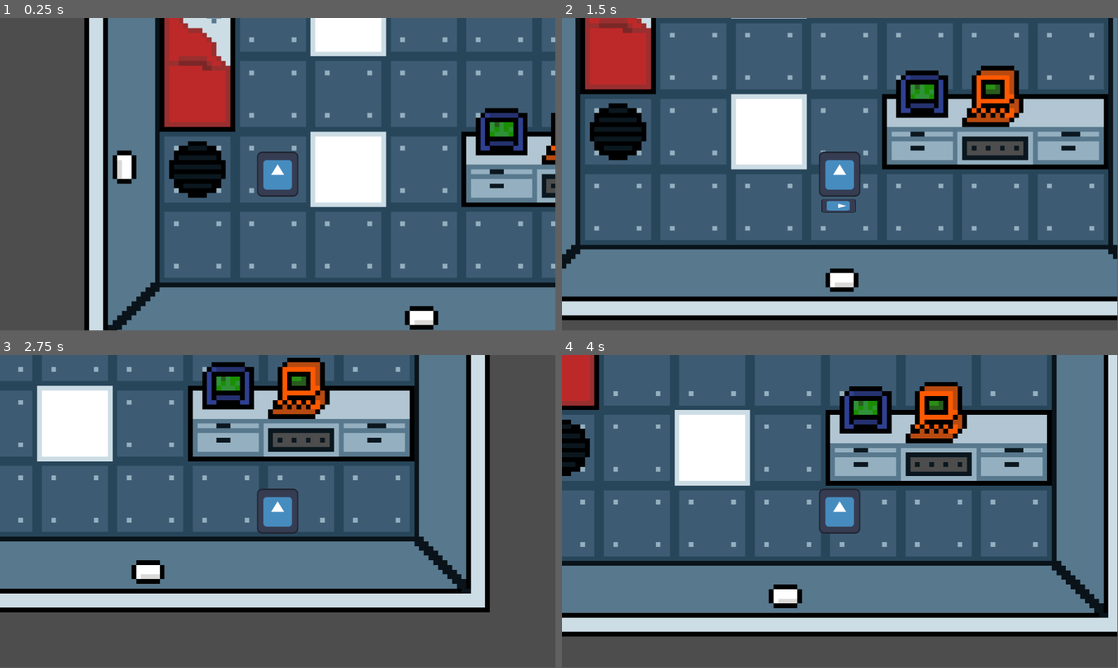
Above: before the commit, frames 1-4 (two rows, left to right).
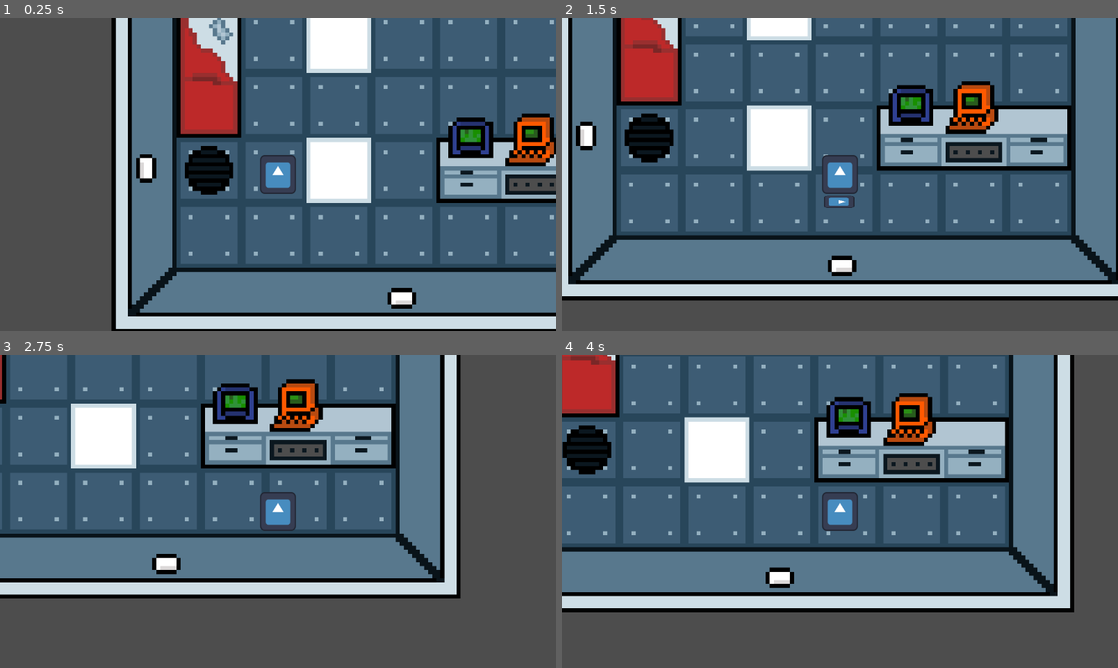
Above: after the commit, the same moments.

Repository: TheDevRooster/Shifter
Game: Godot game, scene res://Scenes/Systems/gameplay.tscn
Same seed, same stepped clock (60 frames per second), same inputs: the game is played once before the commit and once after it. The engine's default icon, where the game draws it, is replaced by a stand-in: a white triangle on a blue panel in a dark square.
Inputs (mouse positions are in pixels of both pictures, inside the frame that each line leads up to):
- Up to frame 1 (0.25 s): no input
- Up to frame 2 (1.5 s): tap Enter at 0.5 s; move the mouse to (962, 158) at 0.52 s; hold D (player_move_right) 0.53-1.28 s; tap E (player_interact) at 0.6 s; move the mouse to (728, 190) at 1.27 s; hold S (player_move_down) from 1.28 s (still down); click (728, 190) at 1.35 s
- Up to frame 3 (2.75 s): tap E (player_interact) at 1.55, 2.3 s; tap Space at 2 s; move the mouse to (333, 442) at 2.02 s; release S (player_move_down) at 2.03 s; hold D (player_move_right) from 2.03 s (still down); right-click (333, 442) at 2.1 s
- Up to frame 4 (4 s): move the mouse to (812, 574) at 2.77 s; release D (player_move_right) at 2.78 s; hold W (player_move_up) 2.78-3.53 s; tap E (player_interact) at 2.85, 3.6 s; tap Enter at 3.5 s; move the mouse to (1006, 558) at 3.52 s; hold A (player_move_left) from 3.53 s (still down)
In our replay, the window is 799x449 before the commit and 800x450 after it. These sizes can differ from the game's own. Grey fills any space a smaller window leaves; there, only what the larger window draws over its background counts as a difference.

The runs differ from the first frame. In frame 1, 44% of the frame differs, in the area x 0-100%, y 0-100%; in frame 2, 55%, in the area x 0-100%, y 0-97%; in frame 3, 42%; in frame 4, 53%.

Commit message:
Opening and closing the console works

Diff:
--- a/Scenes/Levels/laboratory.tscn
+++ b/Scenes/Levels/laboratory.tscn
@@ -108,7 +108,7 @@
 player_interactable = true
 
 [node name="CollisionShape2D" type="CollisionShape2D" parent="Console Interaction"]
-position = Vector2(103.09352, 187.15436)
+position = Vector2(103.09353, 190.15685)
 scale = Vector2(0.7785527, 0.5248967)
 shape = SubResource("RectangleShape2D_fgok1")
 
--- a/Scenes/Player/player.tscn
+++ b/Scenes/Player/player.tscn
@@ -32,7 +32,7 @@
 
 [node name="AnimationSprite" type="AnimatedSprite2D" parent="."]
 sprite_frames = SubResource("SpriteFrames_a3d8c")
-frame_progress = 0.9127337
+frame_progress = 0.00983957
 
 [node name="InteractZone" type="Area2D" parent="."]
 
@@ -64,7 +64,7 @@
 shape = SubResource("CapsuleShape2D_xpcdj")
 
 [node name="Camera2D" type="Camera2D" parent="."]
-zoom = Vector2(9.78, 9.78)
+zoom = Vector2(8.41, 8.41)
 
 [connection signal="area_entered" from="InteractZone" to="." method="_on_interact_zone_area_entered"]
 [connection signal="area_exited" from="InteractZone" to="." method="_on_interact_zone_area_exited"]
--- /dev/null
+++ b/Scenes/Screens/terminal_console.tscn
@@ -0,0 +1,27 @@
+[gd_scene load_steps=2 format=3 uid="uid://dm53uf64su6ue"]
+
+[ext_resource type="Script" uid="uid://ck4bmipu18egi" path="res://Scripts/Screens/terminal_console.gd" id="1_fj2rq"]
+
+[node name="TerminalConsole" type="Control"]
+process_mode = 2
+layout_mode = 3
+anchors_preset = 0
+script = ExtResource("1_fj2rq")
+
+[node name="ColorRect" type="ColorRect" parent="."]
+layout_mode = 0
+offset_left = 292.0
+offset_top = 166.0
+offset_right = 784.0
+offset_bottom = 497.0
+color = Color(0, 0.33333334, 0, 1)
+
+[node name="Label" type="Label" parent="."]
+layout_mode = 0
+offset_left = 230.0
+offset_top = 158.0
+offset_right = 855.0
+offset_bottom = 487.0
+text = "CONFIGURE PILLS "
+horizontal_alignment = 1
+vertical_alignment = 1
--- /dev/null
+++ b/Scenes/Systems/doorway.tscn
@@ -0,0 +1,11 @@
+[gd_scene load_steps=3 format=3 uid="uid://6wurm6jxvp8o"]
+
+[ext_resource type="Script" uid="uid://c3ty6slh443u7" path="res://Scripts/Systems/doorway.gd" id="1_qwljq"]
+
+[sub_resource type="RectangleShape2D" id="RectangleShape2D_fybai"]
+
+[node name="Doorway" type="Area2D"]
+script = ExtResource("1_qwljq")
+
+[node name="CollisionShape2D" type="CollisionShape2D" parent="."]
+shape = SubResource("RectangleShape2D_fybai")
--- a/Scenes/Systems/gameplay.tscn
+++ b/Scenes/Systems/gameplay.tscn
@@ -1,18 +1,24 @@
-[gd_scene load_steps=4 format=3 uid="uid://bwym807lk378c"]
+[gd_scene load_steps=6 format=3 uid="uid://bwym807lk378c"]
 
 [ext_resource type="PackedScene" uid="uid://ynid5vi3tdfn" path="res://Scenes/Player/player.tscn" id="1_d652g"]
-[ext_resource type="PackedScene" uid="uid://dk73jqyik5uuc" path="res://Scenes/Systems/Interactables/interactable_zone.tscn" id="2_33wj4"]
+[ext_resource type="Script" uid="uid://b2krkb7bol62r" path="res://Scripts/Systems/gameplay.gd" id="1_jsudo"]
 [ext_resource type="PackedScene" uid="uid://b5g6bjh4ittaj" path="res://Scenes/Levels/laboratory.tscn" id="3_jsudo"]
+[ext_resource type="PackedScene" uid="uid://dm53uf64su6ue" path="res://Scenes/Screens/terminal_console.tscn" id="4_fi2mf"]
+[ext_resource type="Script" uid="uid://byv7vb6pmy3y" path="res://Scripts/Screens/ui.gd" id="4_hdl41"]
 
-[node name="Gameplay" type="Node2D"]
-
-[node name="Interactable_Zone" parent="." instance=ExtResource("2_33wj4")]
-position = Vector2(966, 337)
-
-[node name="Interactable_Zone2" parent="." instance=ExtResource("2_33wj4")]
-position = Vector2(972, 452)
+[node name="Gameplay" type="Node2D" groups=["Consoles"]]
+script = ExtResource("1_jsudo")
 
 [node name="Laboratory" parent="." instance=ExtResource("3_jsudo")]
+scale = Vector2(0.99999994, 0.99999994)
 
 [node name="Player" parent="." instance=ExtResource("1_d652g")]
 position = Vector2(41, 185)
+
+[node name="UI" type="CanvasLayer" parent="."]
+script = ExtResource("4_hdl41")
+
+[node name="TerminalConsole" parent="UI" instance=ExtResource("4_fi2mf")]
+visible = false
+
+[connection signal="interacted" from="Player" to="." method="_on_player_interacted"]
--- a/Scripts/Player/player.gd
+++ b/Scripts/Player/player.gd
@@ -5,9 +5,10 @@
 @onready var interact_icon: Sprite2D = $InteractNotification
 @onready var attack_box: Area2D = $AttackBox
 @export var SPEED :float = 300.0
+signal interacted(target)
 var health = 100
 var can_interact = false
-var current_interaction_function
+var current_interaction
 func _physics_process(_delta: float) -> void:
 
 	#### Start of player Movement ####
@@ -50,7 +51,7 @@
 	if Input.is_action_just_pressed("player_ability_2"):
 		ability_2()
 	if Input.is_action_just_pressed("player_interact") and can_interact:
-		print("Interacted")
+		interacted.emit(current_interaction)
 
 	#### End of player Inputs ####
 
@@ -67,10 +68,10 @@
 func _on_interact_zone_area_entered(area: Area2D) -> void:
 	if area is interact_zone:
 		if area.player_interactable:
-			current_interaction_function = area.interaction_function
 			if !can_interact:
 				can_interact = true
 				interact_icon.show()
+				current_interaction = area
 	else:
 		pass
 
@@ -78,7 +79,6 @@
 func _on_interact_zone_area_exited(area: Area2D) -> void:
 	if area is interact_zone:
 		if area.player_interactable:
-			current_interaction_function = null
 			can_interact = false
 			interact_icon.hide()
 	else:
--- /dev/null
+++ b/Scripts/Screens/terminal_console.gd
@@ -0,0 +1,24 @@
+extends Control
+
+
+# Called when the node enters the scene tree for the first time.
+
+
+# Called every frame. 'delta' is the elapsed time since the previous frame.
+var just_opened = false
+
+func _process(delta: float) -> void:
+	if just_opened:
+		just_opened = false
+		return
+	if visible and Input.is_action_just_pressed("player_interact"):
+		close()
+
+
+func open():
+	just_opened = true
+	self.show()
+
+func close():
+	self.hide()
+	get_tree().paused = false
--- /dev/null
+++ b/Scripts/Screens/ui.gd
@@ -0,0 +1,11 @@
+extends CanvasLayer
+
+@onready var terminal_console: Control = $TerminalConsole
+# Called when the node enters the scene tree for the first time.
+func _ready() -> void:
+	pass
+
+
+# Called every frame. 'delta' is the elapsed time since the previous frame.
+func _process(delta: float) -> void:
+	pass
--- a/Scripts/Systems/console_interaction.gd
+++ b/Scripts/Systems/console_interaction.gd
@@ -1,11 +1,10 @@
 extends interact_zone
 
+signal console_interacted(screen_id)
 
-# Called when the node enters the scene tree for the first time.
-func _ready() -> void:
-	pass # Replace with function body.
+var console_menu_scene = load("res://Scenes/Screens/terminal_console.tscn")
+# Called every frame. 'delta' is the elapsed time since the previous frame.
 
 
-# Called every frame. 'delta' is the elapsed time since the previous frame.
-func _process(delta: float) -> void:
-	pass
+func interaction() -> void:
+    console_interacted.emit("terminal_console")
--- /dev/null
+++ b/Scripts/Systems/doorway.gd
@@ -0,0 +1,11 @@
+class_name doorway
+extends interact_zone
+
+signal level_change
+
+@export var connected_area: PackedScene
+
+
+
+func on_interacted():
+	level_change.emit()
--- /dev/null
+++ b/Scripts/Systems/gameplay.gd
@@ -0,0 +1,24 @@
+extends Node2D
+
+@onready var ui = $UI
+# Called when the node enters the scene tree for the first time.
+func _ready() -> void:
+	for item in get_tree().get_nodes_in_group("Consoles"):
+		item.connect("console_interacted", console_interacted)
+
+
+# Called every frame. 'delta' is the elapsed time since the previous frame.
+func _process(delta: float) -> void:
+	pass
+
+
+func _on_player_interacted(target: Variant) -> void:
+	target.interaction()
+
+func console_interacted(screen_id):
+	match screen_id:
+		"terminal_console":
+			if !ui.terminal_console.visible:
+				print("making console visible")
+				ui.terminal_console.open()
+				get_tree().paused = true
--- a/Scripts/Systems/interactable_zone.gd
+++ b/Scripts/Systems/interactable_zone.gd
@@ -1,12 +1,11 @@
 class_name interact_zone
-
 extends Area2D
 
-signal interacted
+
 
 @export var player_interactable:bool
+func _ready() -> void:
+	add_to_group("Consoles")
 
-var interaction_function = saved_interaction
-
-func saved_interaction():
-	print("hi")
+func interaction():
+	return "Configure Zone interaction"
--- a/project.godot
+++ b/project.godot
@@ -14,6 +14,10 @@
 run/main_scene="uid://bwym807lk378c"
 config/features=PackedStringArray("4.5", "Forward Plus")
 config/icon="res://icon.svg"
+
+[display]
+
+window/stretch/mode="viewport"
 
 [input]
 
Not shown, added: Scripts/Screens/terminal_console.gd.uid
Not shown, added: Scripts/Screens/ui.gd.uid
Not shown, added: Scripts/Systems/doorway.gd.uid
Not shown, added: Scripts/Systems/gameplay.gd.uid
